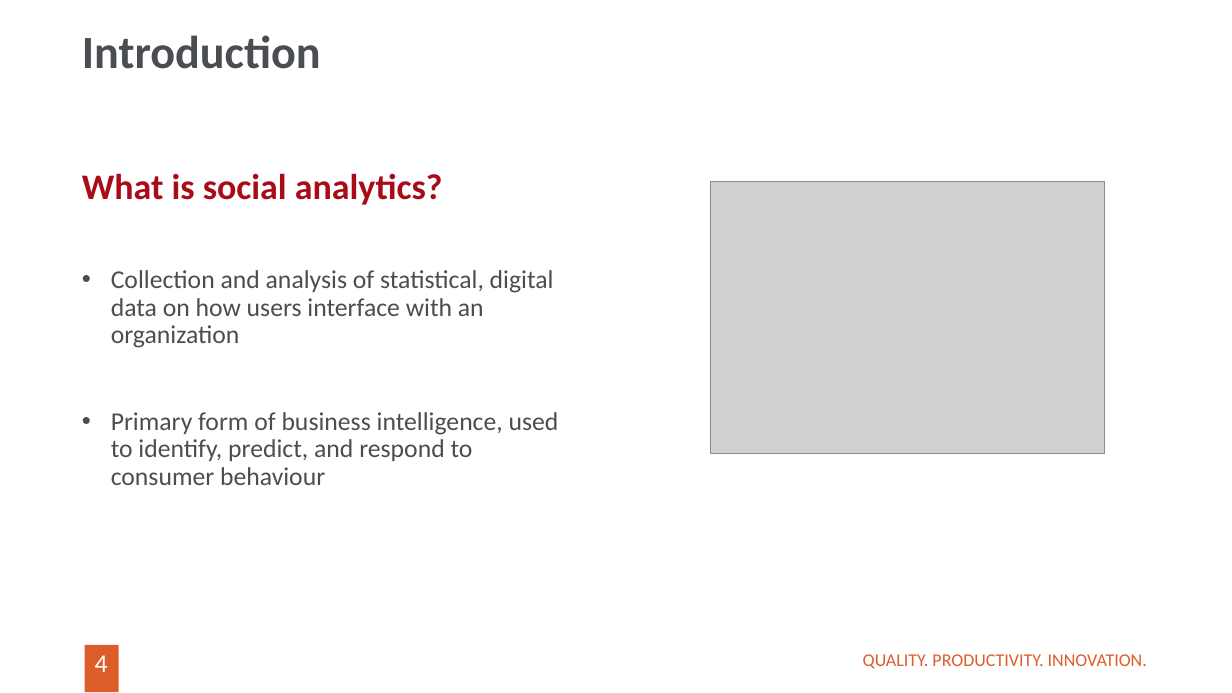
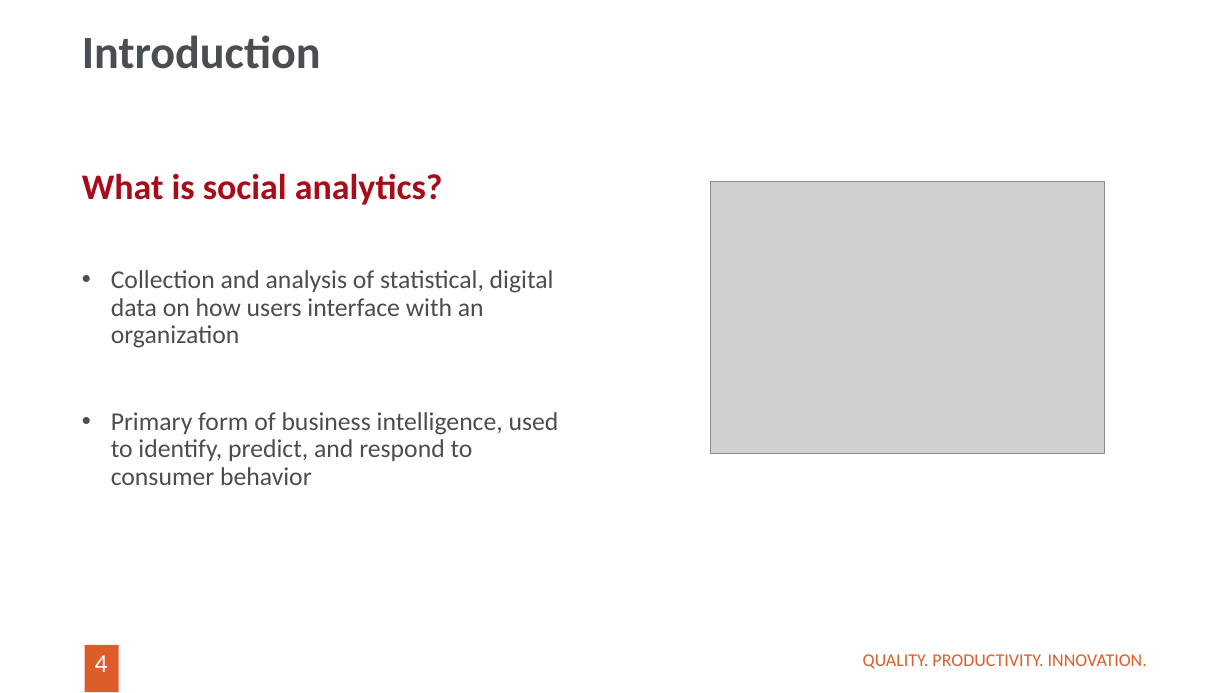
Before and after one commit to kvatrom/tarapana, a slide deck: slide 4 of Tarapana/presentation/Endava Social Analyzer V2.0.pptx. Drawn at 1232x693 pixels with LibreOffice and Linux fonts; fonts in the diff are those of the drawing; grey boxes stand for pictures; background and template pictures are left out. Boxes give left, top, right and bottom in pixels: in the first picture for what was removed or moved away, otherwise in the second. Text is boxed around its words. In the diff, an @@ line names an element or a change of style, - is before the commit and + after.

```diff
--- a/Tarapana/presentation/Endava Social Analyzer V2.0.pptx
+++ b/Tarapana/presentation/Endava Social Analyzer V2.0.pptx
@@ text at (111,412,559,485): text changed @@
-• Primary form of business intelligence, used to identify, predict, and respond to consumer behaviour
+• Primary form of business intelligence, used to identify, predict, and respond to consumer behavior
```
Also in this commit, not shown: 5 other slides changed.
